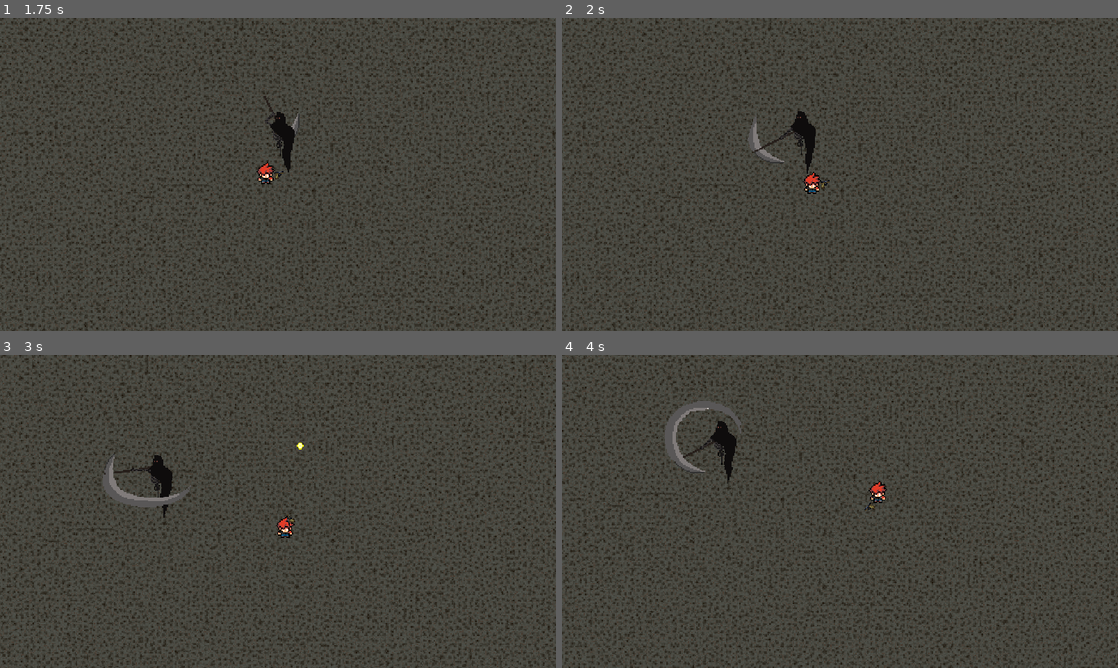
Above: before the commit, frames 1-4 (two rows, left to right).
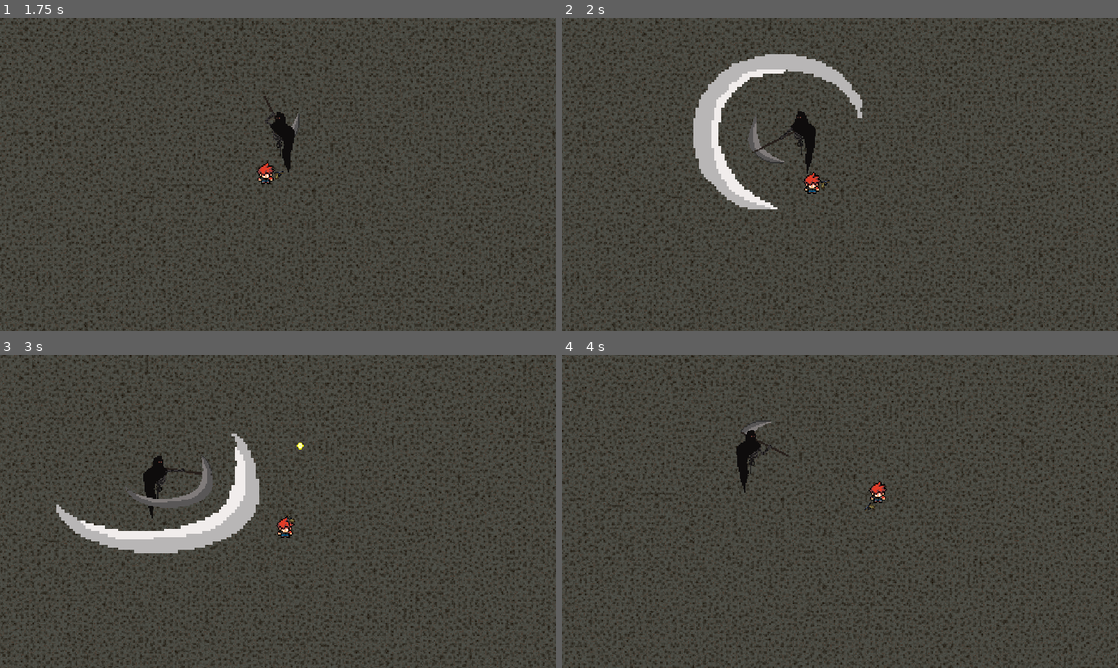
Above: after the commit, the same moments.

Repository: gifcha/boss-battles
Game: Godot game, scene res://scenes/ui/gui_main_menu.tscn
Same seed, same stepped clock (60 frames per second), same inputs: the game is played once before the commit and once after it.
Inputs (mouse positions are in pixels of both pictures, inside the frame that each line leads up to):
- Up to frame 1 (1.75 s): click "Start" at 0.5 s; tap Enter (ui_accept) at 1.25, 1.52 s; move the mouse to (400, 158) at 1.27 s; hold D (action_right) from 1.28 s (still down); click (400, 158) at 1.35 s
- Up to frame 2 (2 s): keep holding D (action_right)
- Up to frame 3 (3 s): move the mouse to (166, 527) at 2.02 s; right-click (166, 527) at 2.1 s; tap Enter (ui_accept) at 2.27 s; move the mouse to (333, 442) at 2.77 s; release D (action_right) at 2.78 s; hold A (action_left) from 2.78 s (still down); click (333, 442) at 2.85 s
- Up to frame 4 (4 s): move the mouse to (812, 574) at 3.52 s; release A (action_left) at 3.53 s; hold D (action_right) from 3.53 s (still down); right-click (812, 574) at 3.6 s; tap Enter (ui_accept) at 3.77 s

Frame 1 is identical in both runs. In frame 2, 3.5% of the frame differs, in the area x 23-54%, y 11-62%; in frame 3, 4.4%, in the area x 10-47%, y 25-64%; in frame 4, 1.5%.

Commit message:
finished death boss melee attack

Diff:
--- a/scenes/components/enemy/enemy.gd
+++ b/scenes/components/enemy/enemy.gd
@@ -35,11 +35,11 @@
 	# apgriezt sprite un hitbox atkarībā no kustības
 	if movement.currentMoveVector.x < 0:
 		sprite.flip_h = true
-		$CharacterBody2D/hitbox_module.flip_h = true
+		$CharacterBody2D/hitbox_module.scale.x = -1
 		sprite.position.x = -unflippedSpritePos.x
 	else:
 		sprite.flip_h = false
-		$CharacterBody2D/hitbox_module.flip_h = false
+		$CharacterBody2D/hitbox_module.scale.x = 1
 		sprite.position.x = unflippedSpritePos.x
 
 
--- a/scenes/modules/hitboxModule/hitbox_module.gd
+++ b/scenes/modules/hitboxModule/hitbox_module.gd
@@ -4,23 +4,9 @@
 signal hitbox_entered(body)
 signal hitbox_exited(body)
 
-@onready var unflippedPos = $CollisionShape2D.position
-
-var flip_h = false
-var flip_v = false
 
 func _on_area_entered(body):
 	hitbox_entered.emit(body)
 
 func _on_area_exited(body):
 	hitbox_exited.emit(body)
-
-func _process(_delta):
-	if flip_h == true:
-		$CollisionShape2D.position.x = -unflippedPos.x
-	else:
-		$CollisionShape2D.position.x = unflippedPos.x
-	if flip_v == true:
-		$CollisionShape2D.position.y = -unflippedPos.y
-	else:
-		$CollisionShape2D.position.y = unflippedPos.y
--- a/scenes/nodes/boss_death/Attack.gd
+++ b/scenes/nodes/boss_death/Attack.gd
@@ -1,6 +1,7 @@
 extends Node2D
 
-@export var attackScene : PackedScene
+@export var attackScene1 : PackedScene
+@export var attackScene2 : PackedScene
 @onready var boss = get_parent()
 @onready var attackMarker = $AttackMarker
 @onready var unflippedMarkerPos = attackMarker.position
@@ -8,14 +9,22 @@
 var attack : Node2D
 
 
-func spawnAttack():
-	attack = Global.spawnScene(attackScene, self)
+func spawnAttack1():
+	attack = Global.spawnScene(attackScene1, self)
+	attack.source = boss
+	attack.speed = 0
+	attack.damage = boss.damage
+	attack.global_position = attackMarker.global_position
+
+func spawnAttack2():
+	attack = Global.spawnScene(attackScene2, self)
 	attack.source = boss
 	attack.speed = 0
 	attack.damage = boss.damage
 	attack.global_position = attackMarker.global_position
 
 func deleteAttack():
+	# ja attack elements vel pastav, izdzest
 	if is_instance_valid(attack):
 		attack.queue_free()
 
@@ -23,5 +32,9 @@
 func _process(delta):
 	if boss.sprite.flip_h == true:
 		attackMarker.position.x = -unflippedMarkerPos.x
+		if is_instance_valid(attack):
+			attack.flip_h = true
 	else:
 		attackMarker.position.x = unflippedMarkerPos.x
+		if is_instance_valid(attack):
+			attack.flip_h = false
--- a/scenes/nodes/boss_death/Death.tscn
+++ b/scenes/nodes/boss_death/Death.tscn
@@ -1,16 +1,70 @@
-[gd_scene load_steps=13 format=3 uid="uid://i8y4uqe4eywv"]
+[gd_scene load_steps=16 format=3 uid="uid://i8y4uqe4eywv"]
 
 [ext_resource type="PackedScene" uid="uid://bggvj53jyje88" path="res://scenes/components/enemy/enemy.tscn" id="1_jdvsk"]
 [ext_resource type="Script" path="res://scenes/nodes/boss_death/actions.gd" id="2_5wwet"]
 [ext_resource type="Script" path="res://scenes/nodes/boss_death/Death.gd" id="2_6q637"]
 [ext_resource type="SpriteFrames" uid="uid://bxexne3wwu1uj" path="res://scenes/nodes/boss_death/animations.tres" id="4_x6xfk"]
+[ext_resource type="SpriteFrames" uid="uid://bkqptn1dmonrb" path="res://scenes/nodes/boss_death/SlashEffect.tres" id="5_2fmk5"]
 [ext_resource type="Script" path="res://scenes/nodes/boss_death/Attack.gd" id="5_457qu"]
-[ext_resource type="PackedScene" uid="uid://b6vdot8h7ml2q" path="res://scenes/nodes/boss_death/SwingAttack.tscn" id="6_cwab2"]
+[ext_resource type="Script" path="res://scenes/nodes/boss_death/SlashEffect.gd" id="6_uhx42"]
+[ext_resource type="PackedScene" uid="uid://b6vdot8h7ml2q" path="res://scenes/nodes/boss_death/SwingAttack1.tscn" id="8_uxn73"]
+[ext_resource type="PackedScene" uid="uid://raeohy53h7cm" path="res://scenes/nodes/boss_death/SwingAttack2.tscn" id="9_gnxeu"]
 
 [sub_resource type="CircleShape2D" id="CircleShape2D_maanc"]
 
 [sub_resource type="RectangleShape2D" id="RectangleShape2D_82xys"]
 size = Vector2(24, 55)
+
+[sub_resource type="Animation" id="Animation_5gcyy"]
+length = 0.001
+tracks/0/type = "value"
+tracks/0/imported = false
+tracks/0/enabled = true
+tracks/0/path = NodePath("AnimatedSprite2D:animation")
+tracks/0/interp = 1
+tracks/0/loop_wrap = true
+tracks/0/keys = {
+"times": PackedFloat32Array(0),
+"transitions": PackedFloat32Array(1),
+"update": 1,
+"values": [&"attack"]
+}
+tracks/1/type = "value"
+tracks/1/imported = false
+tracks/1/enabled = true
+tracks/1/path = NodePath("AnimatedSprite2D:frame")
+tracks/1/interp = 1
+tracks/1/loop_wrap = true
+tracks/1/keys = {
+"times": PackedFloat32Array(0),
+"transitions": PackedFloat32Array(1),
+"update": 0,
+"values": [0]
+}
+tracks/2/type = "value"
+tracks/2/imported = false
+tracks/2/enabled = true
+tracks/2/path = NodePath("AnimatedSprite2D/SlashEffect:animation")
+tracks/2/interp = 1
+tracks/2/loop_wrap = true
+tracks/2/keys = {
+"times": PackedFloat32Array(0),
+"transitions": PackedFloat32Array(1),
+"update": 1,
+"values": [&"default"]
+}
+tracks/3/type = "value"
+tracks/3/imported = false
+tracks/3/enabled = true
+tracks/3/path = NodePath("AnimatedSprite2D/SlashEffect:frame")
+tracks/3/interp = 1
+tracks/3/loop_wrap = true
+tracks/3/keys = {
+"times": PackedFloat32Array(0),
+"transitions": PackedFloat32Array(1),
+"update": 1,
+"values": [0]
+}
 
 [sub_resource type="Animation" id="Animation_ymtu1"]
 resource_name = "attack"
@@ -23,17 +77,17 @@
 tracks/0/interp = 1
 tracks/0/loop_wrap = true
 tracks/0/keys = {
-"times": PackedFloat32Array(0.3, 0.7, 1.35, 1.8),
+"times": PackedFloat32Array(0.3, 0.6, 1.35, 1.71),
 "transitions": PackedFloat32Array(1, 1, 1, 1),
 "values": [{
 "args": [],
-"method": &"spawnAttack"
+"method": &"spawnAttack1"
 }, {
 "args": [],
 "method": &"deleteAttack"
 }, {
 "args": [],
-"method": &"spawnAttack"
+"method": &"spawnAttack2"
 }, {
 "args": [],
 "method": &"deleteAttack"
@@ -63,36 +117,33 @@
 "update": 0,
 "values": [0, 13]
 }
+tracks/3/type = "value"
+tracks/3/imported = false
+tracks/3/enabled = true
+tracks/3/path = NodePath("AnimatedSprite2D/SlashEffect:animation")
+tracks/3/interp = 1
+tracks/3/loop_wrap = true
+tracks/3/keys = {
+"times": PackedFloat32Array(0, 0.3, 0.6, 1.35, 1.7),
+"transitions": PackedFloat32Array(1, 1, 1, 1, 1),
+"update": 1,
+"values": [&"default", &"slash1", &"default", &"slash2", &"default"]
+}
+tracks/4/type = "value"
+tracks/4/imported = false
+tracks/4/enabled = true
+tracks/4/path = NodePath("AnimatedSprite2D/SlashEffect:frame")
+tracks/4/interp = 1
+tracks/4/loop_wrap = true
+tracks/4/keys = {
+"times": PackedFloat32Array(0, 0.3, 0.45, 1.35, 1.55),
+"transitions": PackedFloat32Array(1, 1, 1, 1, 1),
+"update": 1,
+"values": [0, 0, 1, 0, 1]
+}
 
 [sub_resource type="Animation" id="Animation_vbqo1"]
 resource_name = "idle"
-
-[sub_resource type="Animation" id="Animation_5gcyy"]
-length = 0.001
-tracks/0/type = "value"
-tracks/0/imported = false
-tracks/0/enabled = true
-tracks/0/path = NodePath("AnimatedSprite2D:animation")
-tracks/0/interp = 1
-tracks/0/loop_wrap = true
-tracks/0/keys = {
-"times": PackedFloat32Array(0),
-"transitions": PackedFloat32Array(1),
-"update": 1,
-"values": [&"attack"]
-}
-tracks/1/type = "value"
-tracks/1/imported = false
-tracks/1/enabled = true
-tracks/1/path = NodePath("AnimatedSprite2D:frame")
-tracks/1/interp = 1
-tracks/1/loop_wrap = true
-tracks/1/keys = {
-"times": PackedFloat32Array(0),
-"transitions": PackedFloat32Array(1),
-"update": 0,
-"values": [0]
-}
 
 [sub_resource type="AnimationLibrary" id="AnimationLibrary_jsqws"]
 _data = {
@@ -131,9 +182,15 @@
 "": SubResource("AnimationLibrary_jsqws")
 }
 
+[node name="SlashEffect" type="AnimatedSprite2D" parent="AnimatedSprite2D" index="1"]
+position = Vector2(0, 21)
+sprite_frames = ExtResource("5_2fmk5")
+script = ExtResource("6_uhx42")
+
 [node name="Attack" type="Node2D" parent="." index="4"]
 script = ExtResource("5_457qu")
-attackScene = ExtResource("6_cwab2")
+attackScene1 = ExtResource("8_uxn73")
+attackScene2 = ExtResource("9_gnxeu")
 
 [node name="AttackMarker" type="Marker2D" parent="Attack" index="0"]
-position = Vector2(29, -26)
+position = Vector2(16, -33)
--- /dev/null
+++ b/scenes/nodes/boss_death/SlashEffect.gd
@@ -0,0 +1,5 @@
+extends AnimatedSprite2D
+
+
+func _process(delta):
+	flip_h = get_parent().flip_h
--- /dev/null
+++ b/scenes/nodes/boss_death/SlashEffect.tres
@@ -0,0 +1,36 @@
+[gd_resource type="SpriteFrames" load_steps=5 format=3 uid="uid://bkqptn1dmonrb"]
+
+[ext_resource type="Texture2D" uid="uid://bchgadfuyed4w" path="res://assets/textures/bosses/death/attack_effect1.png" id="1_3cpt2"]
+[ext_resource type="Texture2D" uid="uid://dky2qqyyvng0u" path="res://assets/textures/bosses/death/attack_effect2.png" id="2_uysnk"]
+[ext_resource type="Texture2D" uid="uid://dspdxjg8gd4fr" path="res://assets/textures/bosses/death/attack_effect3.png" id="3_ebqwr"]
+[ext_resource type="Texture2D" uid="uid://d37avcesnyro7" path="res://assets/textures/bosses/death/attack_effect4.png" id="4_4t471"]
+
+[resource]
+animations = [{
+"frames": [],
+"loop": false,
+"name": &"default",
+"speed": 5.0
+}, {
+"frames": [{
+"duration": 1.0,
+"texture": ExtResource("1_3cpt2")
+}, {
+"duration": 1.0,
+"texture": ExtResource("2_uysnk")
+}],
+"loop": false,
+"name": &"slash1",
+"speed": 5.0
+}, {
+"frames": [{
+"duration": 1.0,
+"texture": ExtResource("3_ebqwr")
+}, {
+"duration": 1.0,
+"texture": ExtResource("4_4t471")
+}],
+"loop": false,
+"name": &"slash2",
+"speed": 5.0
+}]
--- a/scenes/nodes/boss_death/SwingAttack.gd
+++ b/scenes/nodes/boss_death/SwingAttack.gd
@@ -1,5 +1,17 @@
 extends BulletComponent
 
+var flip_h = false
+var flip_v = false
 
 func _ready():
 	$hitbox_module.hitbox_entered.connect(hit)
+
+func _process(delta):
+	if flip_h == true:
+		scale.x = -1
+	else:
+		scale.x = 1
+	if flip_v == true:
+		scale.y = -1
+	else:
+		scale.y = 1
--- a/scenes/nodes/boss_death/SwingAttack.tscn
+++ /dev/null
@@ -1,16 +0,0 @@
-[gd_scene load_steps=4 format=3 uid="uid://b6vdot8h7ml2q"]
-
-[ext_resource type="Script" path="res://scenes/nodes/boss_death/SwingAttack.gd" id="1_cqyht"]
-[ext_resource type="PackedScene" uid="uid://bo7vdegkrlx7f" path="res://scenes/modules/hitboxModule/hitbox_module.tscn" id="2_muh07"]
-
-[sub_resource type="CircleShape2D" id="CircleShape2D_o8ogj"]
-radius = 28.0
-
-[node name="SwingAttack" type="Node2D" node_paths=PackedStringArray("hitbox")]
-script = ExtResource("1_cqyht")
-hitbox = NodePath("hitbox_module")
-
-[node name="hitbox_module" parent="." instance=ExtResource("2_muh07")]
-
-[node name="CollisionShape2D" type="CollisionShape2D" parent="hitbox_module"]
-shape = SubResource("CircleShape2D_o8ogj")
--- /dev/null
+++ b/scenes/nodes/boss_death/SwingAttack1.tscn
@@ -0,0 +1,13 @@
+[gd_scene load_steps=3 format=3 uid="uid://b6vdot8h7ml2q"]
+
+[ext_resource type="Script" path="res://scenes/nodes/boss_death/SwingAttack.gd" id="1_vysfl"]
+[ext_resource type="PackedScene" uid="uid://bo7vdegkrlx7f" path="res://scenes/modules/hitboxModule/hitbox_module.tscn" id="2_0wx6p"]
+
+[node name="SwingAttack" type="Node2D" node_paths=PackedStringArray("hitbox")]
+script = ExtResource("1_vysfl")
+hitbox = NodePath("hitbox_module")
+
+[node name="hitbox_module" parent="." instance=ExtResource("2_0wx6p")]
+
+[node name="CollisionShape" type="CollisionPolygon2D" parent="hitbox_module"]
+polygon = PackedVector2Array(-68, -15, -66, -35, -48, -57, -10, -72, 41, -69, 72, -42, 83, -2, 75, 33, 52, 56, 34, 63, 4, 64, 0, -2)
--- /dev/null
+++ b/scenes/nodes/boss_death/SwingAttack2.tscn
@@ -0,0 +1,14 @@
+[gd_scene load_steps=3 format=3 uid="uid://raeohy53h7cm"]
+
+[ext_resource type="Script" path="res://scenes/nodes/boss_death/SwingAttack.gd" id="1_1xtgc"]
+[ext_resource type="PackedScene" uid="uid://bo7vdegkrlx7f" path="res://scenes/modules/hitboxModule/hitbox_module.tscn" id="2_v6my0"]
+
+[node name="SwingAttack" type="Node2D" node_paths=PackedStringArray("hitbox")]
+script = ExtResource("1_1xtgc")
+hitbox = NodePath("hitbox_module")
+
+[node name="hitbox_module" parent="." instance=ExtResource("2_v6my0")]
+
+[node name="CollisionShape" type="CollisionPolygon2D" parent="hitbox_module"]
+position = Vector2(-3, 5)
+polygon = PackedVector2Array(60, -39, 72, -23, 78, -3, 71, 30, 50, 51, 30, 58, -32, 58, -90, 39, -105, 13, -63, 19, -36, 16, 2, -3, 17, -15, 32, -33, 48, -49)
--- a/scenes/nodes/boss_death/actions.gd
+++ b/scenes/nodes/boss_death/actions.gd
@@ -2,8 +2,10 @@
 
 enum state {idle, move, attack, ability1, ability2, ability3}
 
-@export var decisionTickMax = 240
+@export var decisionTickMax = 90
 @export var decisionTickMin = 60
+
+@onready var boss = get_parent()
 var decisionTick = decisionTickMin
 
 
@@ -17,8 +19,14 @@
 var ticker = 0
 func _physics_process(delta):
 	ticker += 1
+
+	var distToPlayer = (Global.player.global_position - boss.global_position).length()
+
 	if ticker >= decisionTick:
-		# choose random state
-		currentState = randi_range(0, 5)
+		if distToPlayer > 100:
+			currentState = state.move
+		else:
+			currentState = state.attack
+
 		ticker = 0
 		decisionTick = randi_range(decisionTickMin, decisionTickMax)
--- a/scenes/worlds/pause_menu.tscn
+++ b/scenes/worlds/pause_menu.tscn
@@ -176,7 +176,7 @@
 
 [node name="Menu" type="Button" parent="PanelContainer/VBoxContainer"]
 layout_mode = 2
-text = "Menu"
+text = "Main Menu"
 
 [node name="AnimationPlayer" type="AnimationPlayer" parent="."]
 process_mode = 3
Binary file added: assets/textures/bosses/death/attack_effect1.png
Not shown, added: assets/textures/bosses/death/attack_effect1.png.import
Binary file added: assets/textures/bosses/death/attack_effect2.png
Not shown, added: assets/textures/bosses/death/attack_effect2.png.import
Binary file added: assets/textures/bosses/death/attack_effect3.png
Not shown, added: assets/textures/bosses/death/attack_effect3.png.import
Binary file added: assets/textures/bosses/death/attack_effect4.png
Not shown, added: assets/textures/bosses/death/attack_effect4.png.import
Not shown, added: assets/textures/bosses/death/attack_effect3.pdn
